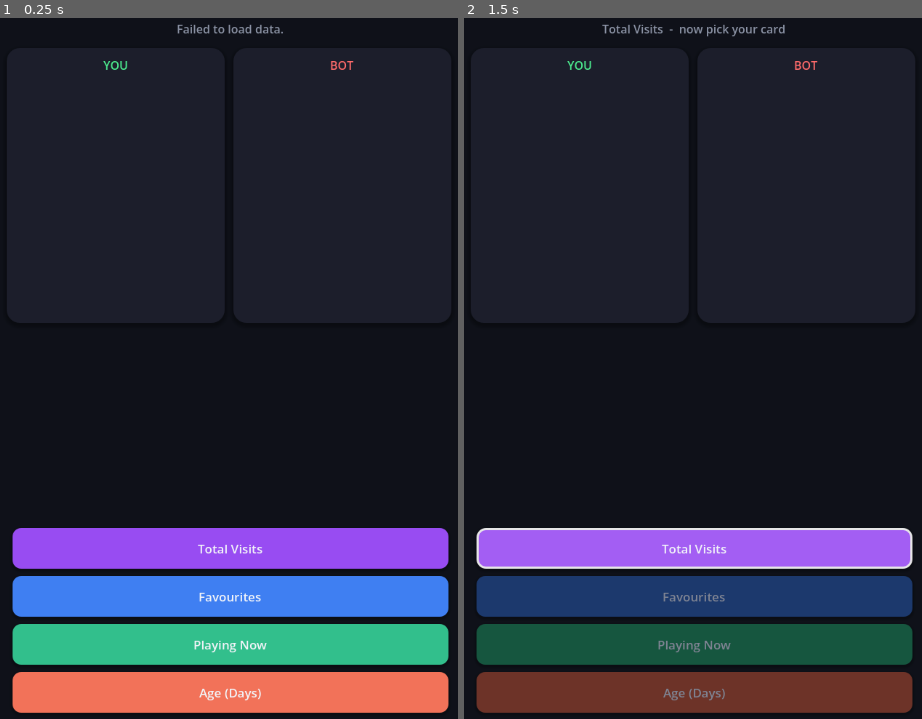
Above: before the commit, frames 1-2 (left to right).
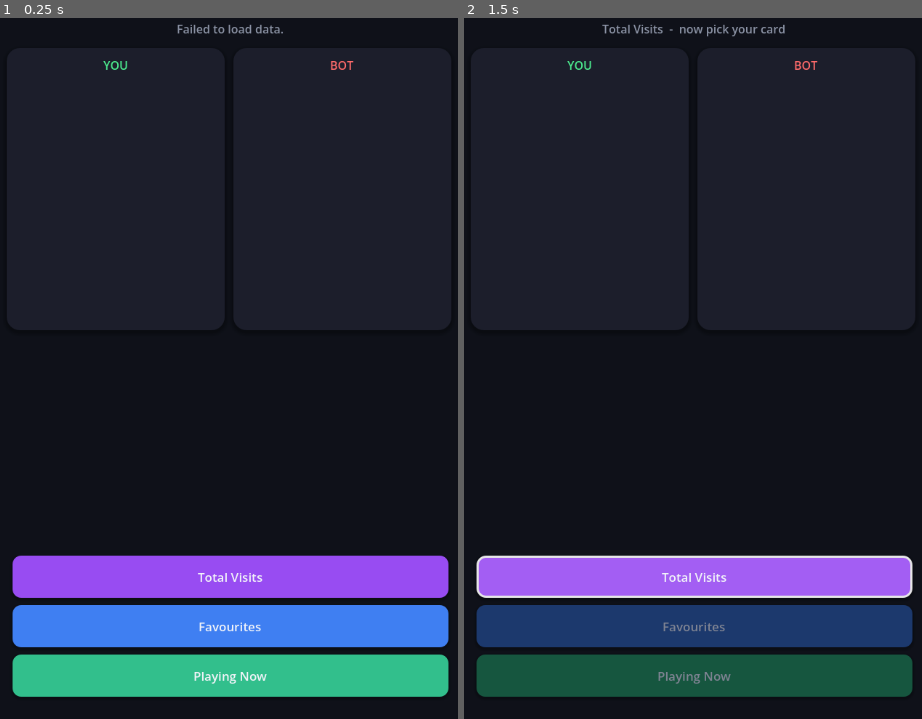
Above: after the commit, the same moments.

Repository: exotic1861/LapisTrumps
Game: Godot game, scene res://main.tscn
Two runs of this game, one before a commit and one after it. Both use one fixed random seed, a clock stepped at 60 frames per second and the inputs below.
Inputs:
- Up to frame 1 (0.25 s): no input
- Up to frame 2 (1.5 s): click "Total Visits" at 0.5 s; tap Enter at 1.25 s

The runs differ from the first frame. In frame 1, 21% of the frame differs, in the area x 1-99%, y 42-100%; in frame 2, 22%.

Commit message:
show card stats, drop age stat, fix bot bias

Diff:
--- a/main.gd
+++ b/main.gd
@@ -25,14 +25,15 @@
 var played_bot_texture: TextureRect
 var played_player_name: Label
 var played_bot_name: Label
+var played_player_stats: Label
+var played_bot_stats: Label
 var hand_container: Control
 var root_control: Control
 
 const STATS = [
-	{"key": "visits", "label": "Total Visits"},
-	{"key": "favoritedCount", "label": "Favourites"},
-	{"key": "playing", "label": "Playing Now"},
-	{"key": "age_days", "label": "Age (Days)"}
+	{"key": "visits", "label": "Total Visits", "short": "Visits"},
+	{"key": "favoritedCount", "label": "Favourites", "short": "Favs"},
+	{"key": "playing", "label": "Playing Now", "short": "Playing"}
 ]
 
 const COL_BG = Color(0.06, 0.07, 0.10)
@@ -42,6 +43,7 @@
 const COL_BOT = Color(1.0, 0.42, 0.42)
 const COL_WHITE = Color(0.95, 0.96, 0.98)
 const COL_DIM = Color(0.55, 0.58, 0.65)
+const COL_STAT = Color(0.72, 0.76, 0.85)
 const COL_WIN = Color(0.30, 0.92, 0.56)
 const COL_LOSE = Color(1.0, 0.42, 0.42)
 const COL_DRAW = Color(1.0, 0.82, 0.30)
@@ -50,8 +52,7 @@
 const STAT_COLORS = [
 	Color(0.60, 0.30, 0.95),
 	Color(0.25, 0.50, 0.95),
-	Color(0.20, 0.75, 0.55),
-	Color(0.95, 0.45, 0.35)
+	Color(0.20, 0.75, 0.55)
 ]
 
 func _ready():
@@ -75,12 +76,6 @@
 		return
 	var data = json.get_data()
 	all_games = data["games"]
-	for game in all_games:
-		var created_str = game["created"].substr(0, 10)
-		var parts = created_str.split("-")
-		var created_unix = _date_to_unix(int(parts[0]), int(parts[1]), int(parts[2]))
-		var now = Time.get_unix_time_from_system()
-		game["age_days"] = int((now - created_unix) / 86400.0)
 	for stat in STATS:
 		var max_val = 1
 		for game in all_games:
@@ -89,15 +84,6 @@
 				max_val = v
 		stat_max[stat["key"]] = max_val
 	_start_game()
-
-func _date_to_unix(y, m, d):
-	var days = (y - 1970) * 365 + (y - 1969) / 4
-	var month_days = [0,31,59,90,120,151,181,212,243,273,304,334]
-	days += month_days[m - 1]
-	if m > 2 and (y % 4 == 0):
-		days += 1
-	days += d - 1
-	return days * 86400
 
 func _start_game():
 	player_score = 0
@@ -122,6 +108,8 @@
 	played_bot_texture.texture = null
 	played_player_name.text = "?"
 	played_bot_name.text = "?"
+	played_player_stats.text = ""
+	played_bot_stats.text = ""
 	_update_score()
 	_show_hand()
 	if stat_picker == "player":
@@ -156,7 +144,7 @@
 		btn.queue_free()
 	hand_buttons.clear()
 	var card_w = 118
-	var card_h = 172
+	var card_h = 200
 	var gap = 8
 	var total_w = player_hand.size() * card_w + (player_hand.size() - 1) * gap
 	var start_x = (624 - total_w) / 2.0
@@ -167,13 +155,13 @@
 		btn_root.size = Vector2(card_w, card_h)
 		hand_container.add_child(btn_root)
 
-		var panel = _make_round_panel(COL_PANEL_LIGHT, 14)
+		var panel = _make_round_panel(COL_PANEL_LIGHT, 12)
 		panel.size = Vector2(card_w, card_h)
 		btn_root.add_child(panel)
 
 		var img = TextureRect.new()
 		img.position = Vector2(7, 7)
-		img.size = Vector2(card_w - 14, card_w - 14)
+		img.size = Vector2(card_w - 14, 80)
 		img.expand_mode = TextureRect.EXPAND_IGNORE_SIZE
 		img.stretch_mode = TextureRect.STRETCH_KEEP_ASPECT_COVERED
 		img.texture_filter = CanvasItem.TEXTURE_FILTER_LINEAR_WITH_MIPMAPS
@@ -182,15 +170,26 @@
 		_load_image(game["icon"]["imageUrl"], img)
 
 		var lbl = Label.new()
-		lbl.position = Vector2(5, card_w - 2)
-		lbl.size = Vector2(card_w - 10, card_h - card_w)
+		lbl.position = Vector2(4, 90)
+		lbl.size = Vector2(card_w - 8, 30)
 		lbl.horizontal_alignment = HORIZONTAL_ALIGNMENT_CENTER
 		lbl.vertical_alignment = VERTICAL_ALIGNMENT_CENTER
 		lbl.autowrap_mode = TextServer.AUTOWRAP_WORD_SMART
-		lbl.add_theme_font_size_override("font_size", 11)
+		lbl.add_theme_font_size_override("font_size", 10)
 		lbl.add_theme_color_override("font_color", COL_WHITE)
 		lbl.text = game["displayName"]
 		btn_root.add_child(lbl)
+
+		var stats_lbl = Label.new()
+		stats_lbl.position = Vector2(6, 122)
+		stats_lbl.size = Vector2(card_w - 12, 72)
+		stats_lbl.add_theme_font_size_override("font_size", 10)
+		stats_lbl.add_theme_color_override("font_color", COL_STAT)
+		var stat_text = ""
+		for s in STATS:
+			stat_text += s["short"] + ": " + _format_number(int(game[s["key"]])) + "\n"
+		stats_lbl.text = stat_text
+		btn_root.add_child(stats_lbl)
 
 		var btn = Button.new()
 		btn.position = Vector2(0, 0)
@@ -265,9 +264,17 @@
 	_set_hand_buttons_enabled(false)
 	_reveal_played_cards()
 
+func _stats_block(game) -> String:
+	var t = ""
+	for s in STATS:
+		t += s["short"] + ": " + _format_number(int(game[s["key"]])) + "\n"
+	return t
+
 func _reveal_played_cards():
 	played_player_name.text = current_player_card["displayName"]
 	played_bot_name.text = current_bot_card["displayName"]
+	played_player_stats.text = _stats_block(current_player_card)
+	played_bot_stats.text = _stats_block(current_bot_card)
 	_load_image(current_player_card["icon"]["imageUrl"], played_player_texture)
 	_load_image(current_bot_card["icon"]["imageUrl"], played_bot_texture)
 
@@ -333,7 +340,7 @@
 		result_label.add_theme_color_override("font_color", COL_DRAW)
 	var play_again = Button.new()
 	play_again.text = "Play Again"
-	play_again.position = Vector2(162, 1000)
+	play_again.position = Vector2(162, 1010)
 	play_again.size = Vector2(320, 58)
 	play_again.pressed.connect(_on_play_again)
 	play_again.add_theme_stylebox_override("normal", _make_btn_style(COL_ACCENT, 14, Color(0,0,0,0), 0))
@@ -409,13 +416,15 @@
 	var player_panel = _make_played_panel(root, Vector2(12, 88), "YOU", COL_YOU)
 	played_player_texture = player_panel[0]
 	played_player_name = player_panel[1]
+	played_player_stats = player_panel[2]
 
 	var bot_panel = _make_played_panel(root, Vector2(324, 88), "BOT", COL_BOT)
 	played_bot_texture = bot_panel[0]
 	played_bot_name = bot_panel[1]
+	played_bot_stats = bot_panel[2]
 
 	result_label = Label.new()
-	result_label.position = Vector2(10, 478)
+	result_label.position = Vector2(10, 488)
 	result_label.size = Vector2(620, 70)
 	result_label.horizontal_alignment = HORIZONTAL_ALIGNMENT_CENTER
 	result_label.autowrap_mode = TextServer.AUTOWRAP_WORD_SMART
@@ -423,14 +432,14 @@
 	root.add_child(result_label)
 
 	hand_container = Control.new()
-	hand_container.position = Vector2(8, 556)
-	hand_container.size = Vector2(624, 172)
+	hand_container.position = Vector2(8, 566)
+	hand_container.size = Vector2(624, 200)
 	root.add_child(hand_container)
 
 	for i in range(STATS.size()):
 		var btn = Button.new()
-		btn.position = Vector2(20, 748 + i * 66)
-		btn.size = Vector2(600, 56)
+		btn.position = Vector2(20, 786 + i * 68)
+		btn.size = Vector2(600, 58)
 		btn.text = STATS[i]["label"]
 		btn.add_theme_font_size_override("font_size", 17)
 		var stat_key = STATS[i]["key"]
@@ -443,7 +452,7 @@
 func _make_played_panel(root: Control, pos: Vector2, title: String, col: Color) -> Array:
 	var panel = _make_round_panel(COL_PANEL, 18)
 	panel.position = pos
-	panel.size = Vector2(300, 378)
+	panel.size = Vector2(300, 388)
 	root.add_child(panel)
 
 	var title_lbl = Label.new()
@@ -456,8 +465,8 @@
 	root.add_child(title_lbl)
 
 	var img = TextureRect.new()
-	img.position = pos + Vector2(16, 46)
-	img.size = Vector2(268, 268)
+	img.position = pos + Vector2(20, 44)
+	img.size = Vector2(260, 200)
 	img.expand_mode = TextureRect.EXPAND_IGNORE_SIZE
 	img.stretch_mode = TextureRect.STRETCH_KEEP_ASPECT_COVERED
 	img.texture_filter = CanvasItem.TEXTURE_FILTER_LINEAR_WITH_MIPMAPS
@@ -465,12 +474,21 @@
 	root.add_child(img)
 
 	var name_lbl = Label.new()
-	name_lbl.position = pos + Vector2(10, 320)
-	name_lbl.size = Vector2(280, 50)
+	name_lbl.position = pos + Vector2(10, 250)
+	name_lbl.size = Vector2(280, 40)
 	name_lbl.horizontal_alignment = HORIZONTAL_ALIGNMENT_CENTER
 	name_lbl.vertical_alignment = VERTICAL_ALIGNMENT_CENTER
 	name_lbl.autowrap_mode = TextServer.AUTOWRAP_WORD_SMART
+	name_lbl.add_theme_font_size_override("font_size", 13)
 	name_lbl.add_theme_color_override("font_color", COL_WHITE)
 	root.add_child(name_lbl)
 
-	return [img, name_lbl]
+	var stats_lbl = Label.new()
+	stats_lbl.position = pos + Vector2(0, 296)
+	stats_lbl.size = Vector2(300, 80)
+	stats_lbl.horizontal_alignment = HORIZONTAL_ALIGNMENT_CENTER
+	stats_lbl.add_theme_font_size_override("font_size", 13)
+	stats_lbl.add_theme_color_override("font_color", COL_STAT)
+	root.add_child(stats_lbl)
+
+	return [img, name_lbl, stats_lbl]
Not shown, changed: .gitignore
